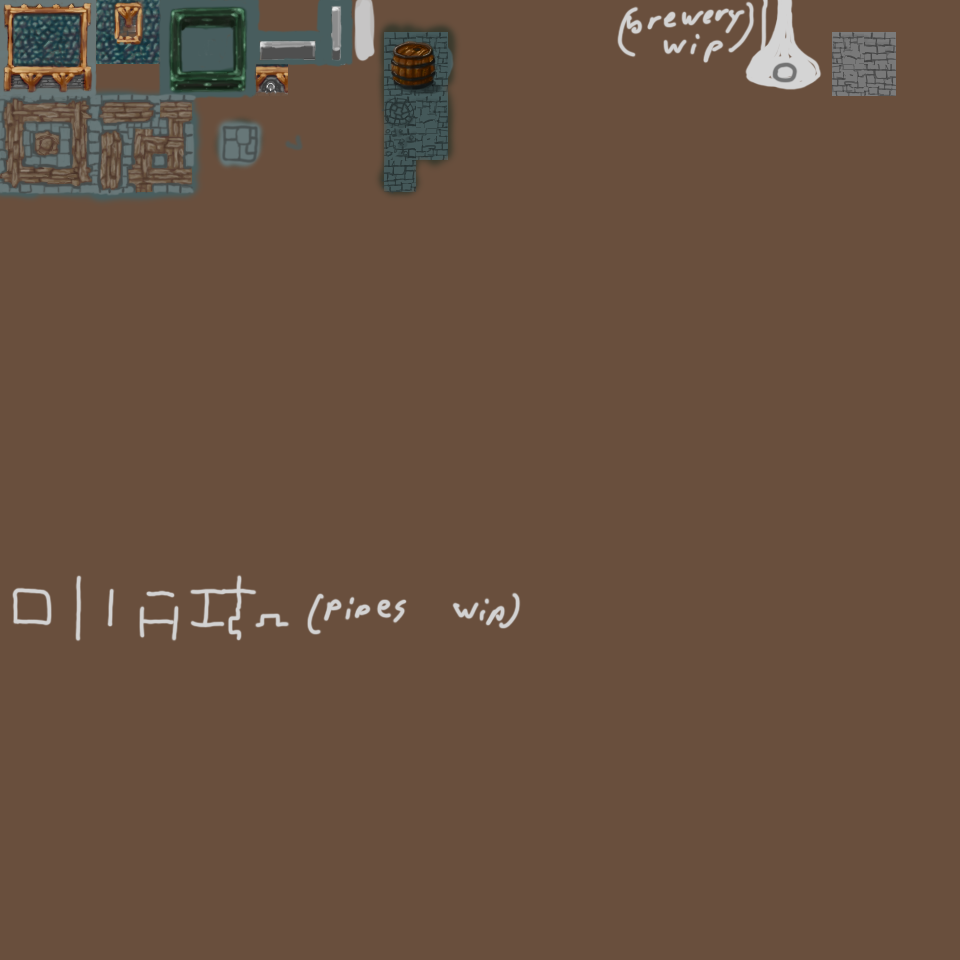
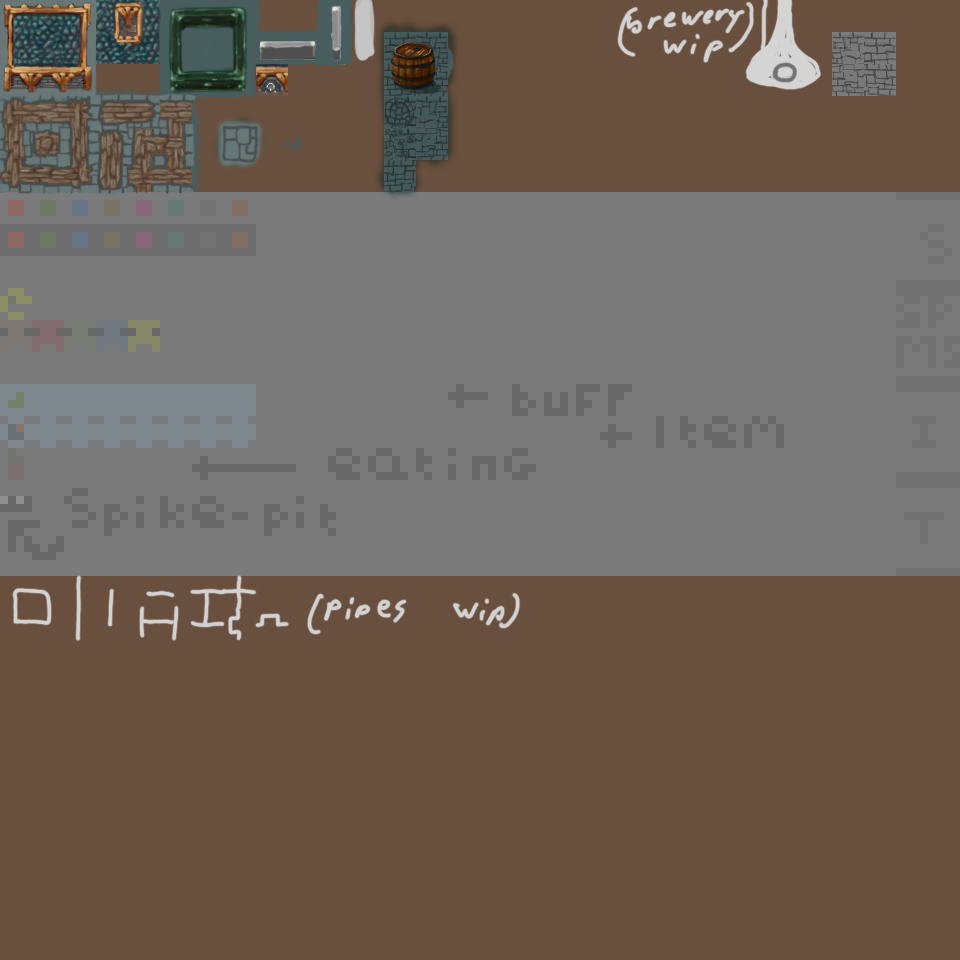
Two versions of the same layered image (960x960). Layer-by-layer changes:
painted on "Layer 12" over [0,192,205,209]
painted on "Layer 7" over [0,192,960,576]
